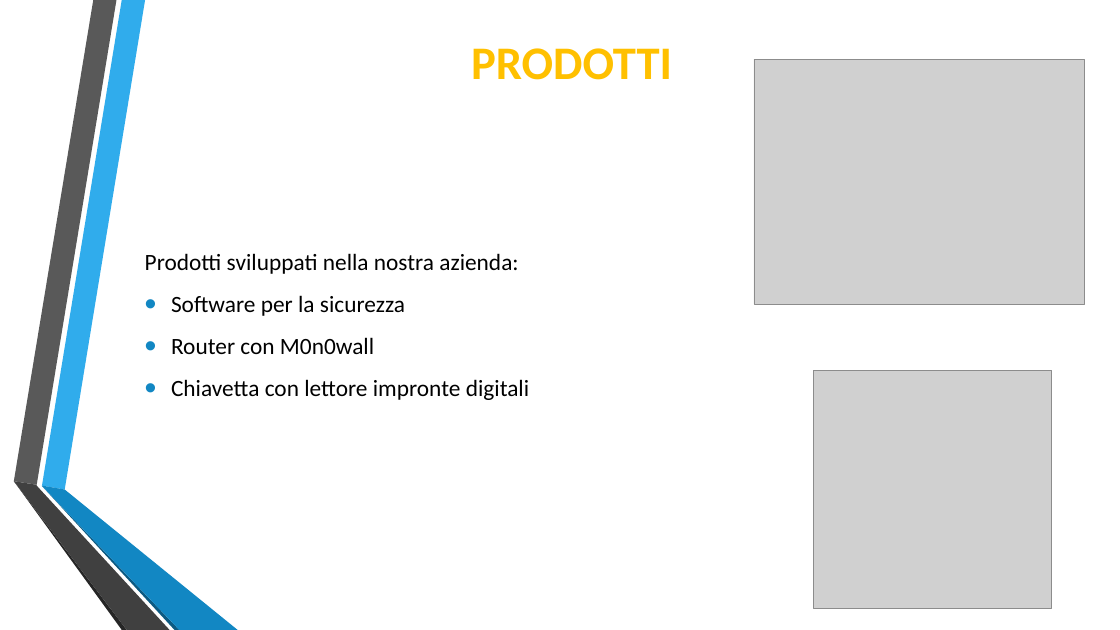
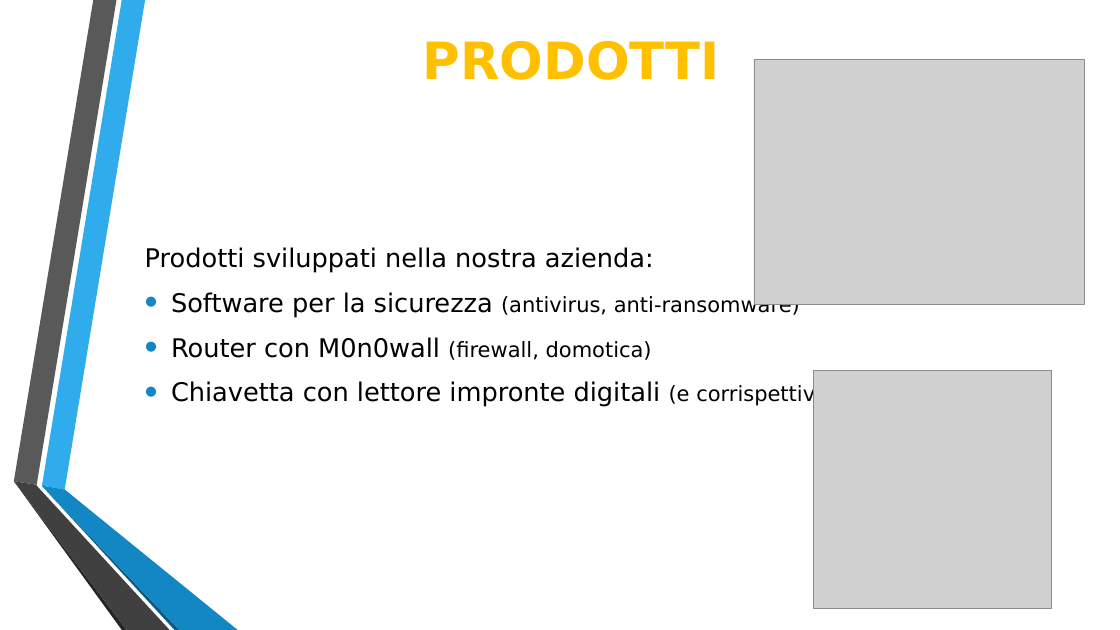
Before and after one commit to Lince99/GPOI, a slide deck: slide 3 of m0n0wall/Presentazione_M0n0wall.odp. Drawn at 1120x630 pixels with LibreOffice and Linux fonts; fonts in the diff are those of the drawing; grey boxes stand for pictures. Boxes give left, top, right and bottom in pixels: in the first picture for what was removed or moved away, otherwise in the second. Text is boxed around its words. In the diff, an @@ line names an element or a change of style, - is before the commit and + after.

Commit message:
Fix odp content and format

```diff
--- a/m0n0wall/Presentazione_M0n0wall.odp
+++ b/m0n0wall/Presentazione_M0n0wall.odp
@@ title "PRODOTTI" at (423, 41, 720, 80): size 40 to 44 pt, font Calibri to DejaVu Sans @@
@@ text at (145, 247, 654, 273): size 20 to 22 pt, font Calibri to DejaVu Sans in "Prodotti sviluppati nella nostra azienda:" @@
@@ text at (171, 292, 828, 407): text changed; size 20 to 22 pt; font Calibri to DejaVu Sans @@
-• Software per la sicurezza
-• Router con M0n0wall
-• Chiavetta con lettore impronte digitali
+• Software per la sicurezza (antivirus, anti-ransomware)
+• Router con M0n0wall (firewall, domotica)
+• Chiavetta con lettore impronte digitali (e corrispettivo software)
```
Also in this commit, not shown: 7 other slides changed.
